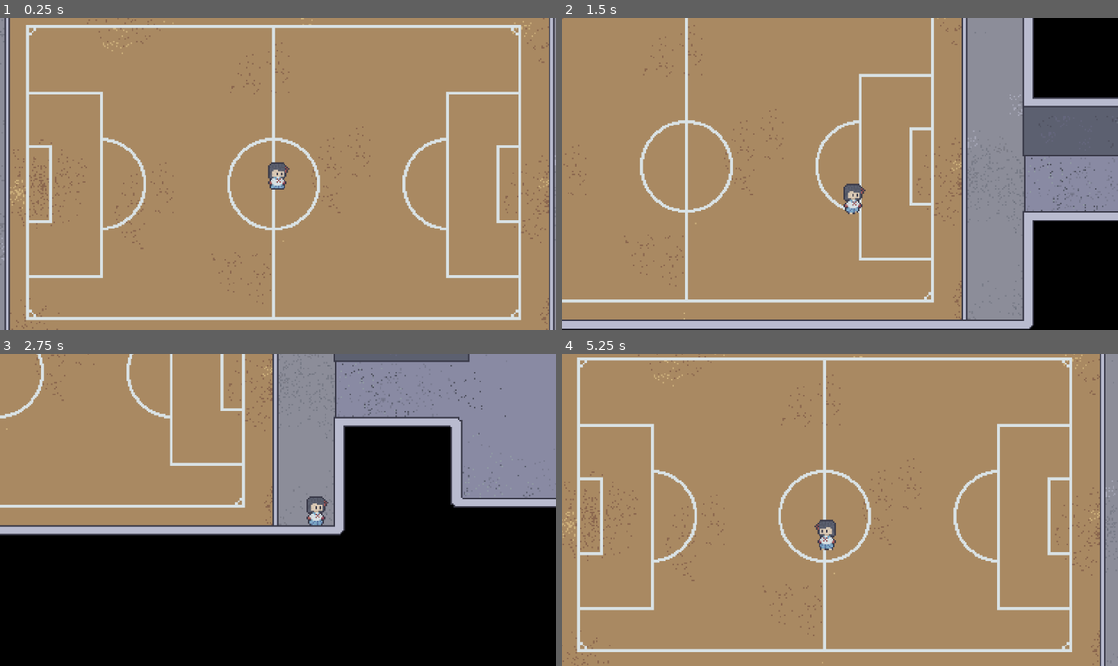
Above: before the commit, frames 1-4 (two rows, left to right).
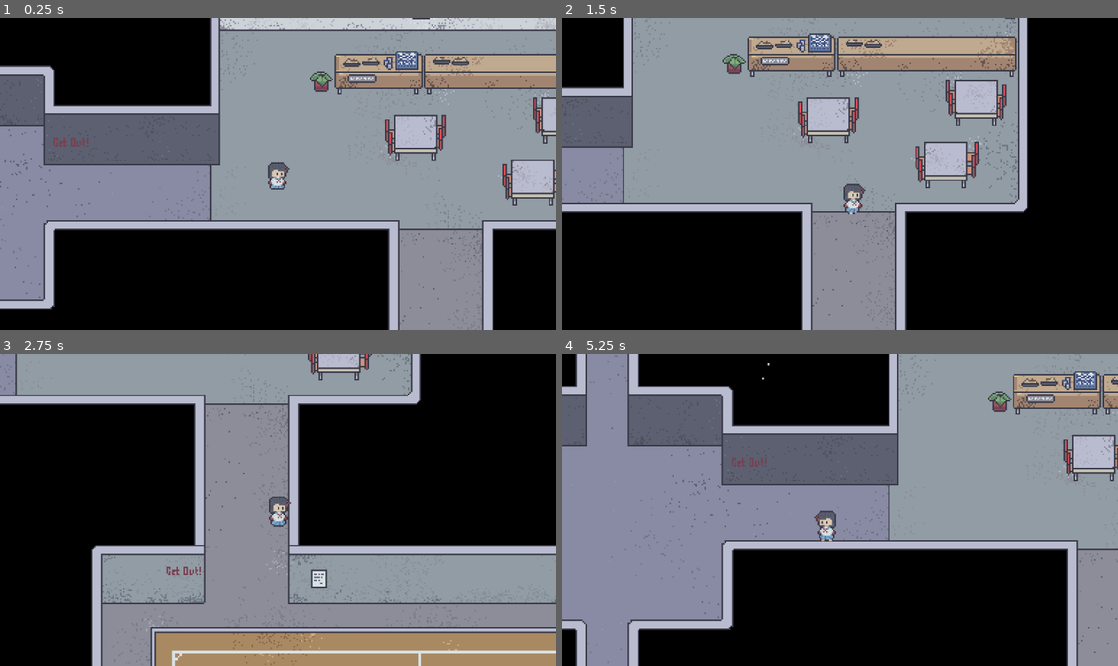
Above: after the commit, the same moments.

Repository: WHPproductions/looping-life--dimensional-escape
Game: Godot game, scene res://game.tscn
Same seed, same stepped clock (60 frames per second), same inputs: the game is played once before the commit and once after it.
Inputs:
- Up to frame 1 (0.25 s): no input
- Up to frame 2 (1.5 s): hold Right (ui_right) 0.53-1.28 s; hold Down (ui_down) from 1.28 s (still down)
- Up to frame 3 (2.75 s): release Down (ui_down) at 2.03 s; hold Right (ui_right) from 2.03 s (still down)
- Up to frame 4 (5.25 s): release Right (ui_right) at 2.78 s; hold Up (ui_up) 2.78-3.53 s; hold Left (ui_left) 3.53-5.03 s; hold Down (ui_down) from 5.03 s (still down)

The runs differ from the first frame. In frame 1, 97% of the frame differs, in the area x 0-100%, y 0-100%; in frame 2, 86%; in frame 3, 80%; in frame 4, 98%.

Commit message:
collision +1

Diff:
--- a/Scene/main_world.tscn
+++ b/Scene/main_world.tscn
@@ -11,7 +11,7 @@
 metadata/_edit_lock_ = true
 
 [node name="Player" parent="." instance=ExtResource("1_2av1i")]
-position = Vector2(864, 1066)
+position = Vector2(629, 754)
 scale = Vector2(1, 1)
 
 [node name="Camera2D" type="Camera2D" parent="Player"]
@@ -26,10 +26,10 @@
 polygon = PackedVector2Array(246, 1065, 246, 1075, 233, 1075, 233, 1083, 230, 1083, 230, 1076, 227, 1076, 227, 1090, 23 …(452 unchanged characters)…
 
 [node name="full" type="CollisionPolygon2D" parent="Collisions/map"]
-polygon = PackedVector2Array(306, 1077, 306, 1147, 374, 1147 …(386 unchanged characters)… , 1128, 1335, 1015, 1346, 1015, 1346, 995, 1187, 995, 1187, 1048, 1093, 1048, 1093, 915, 770, 915, 771, 786, 856, 787, 855, 632, 589, 632, 589, 732, 467, 732, 467, 707, 403, 707 …(1024 unchanged characters)…
+polygon = PackedVector2Array(306, 1077, 306, 1147, 374, 1147 …(386 unchanged characters)… , 1128, 1335, 1015, 1346, 1015, 1346, 992, 1187, 992, 1187, 1048, 1093, 1048, 1093, 915, 770, 915, 770, 786, 855, 786, 855, 638, 589, 638, 589, 732, 467, 732, 467, 707, 403, 707 …(1024 unchanged characters)…
 
 [node name="CollisionPolygon2D" type="CollisionPolygon2D" parent="Collisions/map"]
-polygon = PackedVector2Array(402, 842, 402, 952, 544, 952, 544, 1026, 642, 1026, 642, 916, 712, 916, 712, 786, 468, 787, 468, 841)
+polygon = PackedVector2Array(402, 842, 402, 952, 544, 952, 544, 1026, 642, 1026, 642, 916, 713, 916, 713, 786, 468, 787, 468, 841)
 
 [node name="CollisionPolygon2D2" type="CollisionPolygon2D" parent="Collisions/map"]
 polygon = PackedVector2Array(325, 1375, 335, 1369, 340, 1373, 339, 1384, 340, 1386, 336, 1390, 337, 1394, 339, 1396, 340, 1399, 331, 1400, 325, 1400, 324, 1377)
@@ -71,3 +71,6 @@
 
 [node name="CollisionPolygon2D12" type="CollisionPolygon2D" parent="Collisions/map"]
 polygon = PackedVector2Array(631, 1415, 625, 1415, 625, 1417, 612, 1417, 612, 1401, 625, 1401, 625, 1410, 631, 1410)
+
+[node name="CollisionPolygon2D13" type="CollisionPolygon2D" parent="Collisions/map"]
+polygon = PackedVector2Array(669, 685, 654, 685, 654, 682, 668, 682, 668, 671, 854, 671, 854, 685)
